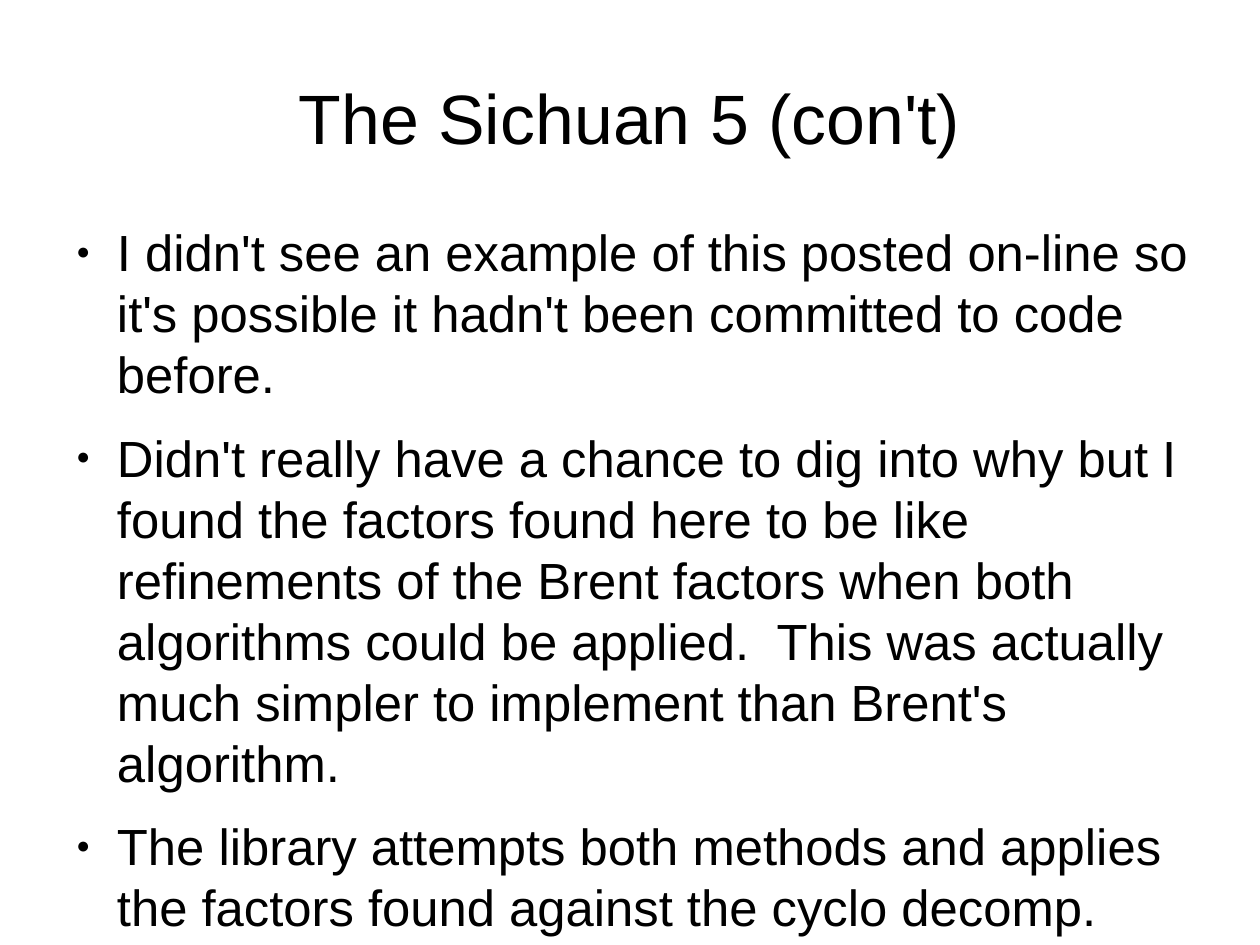
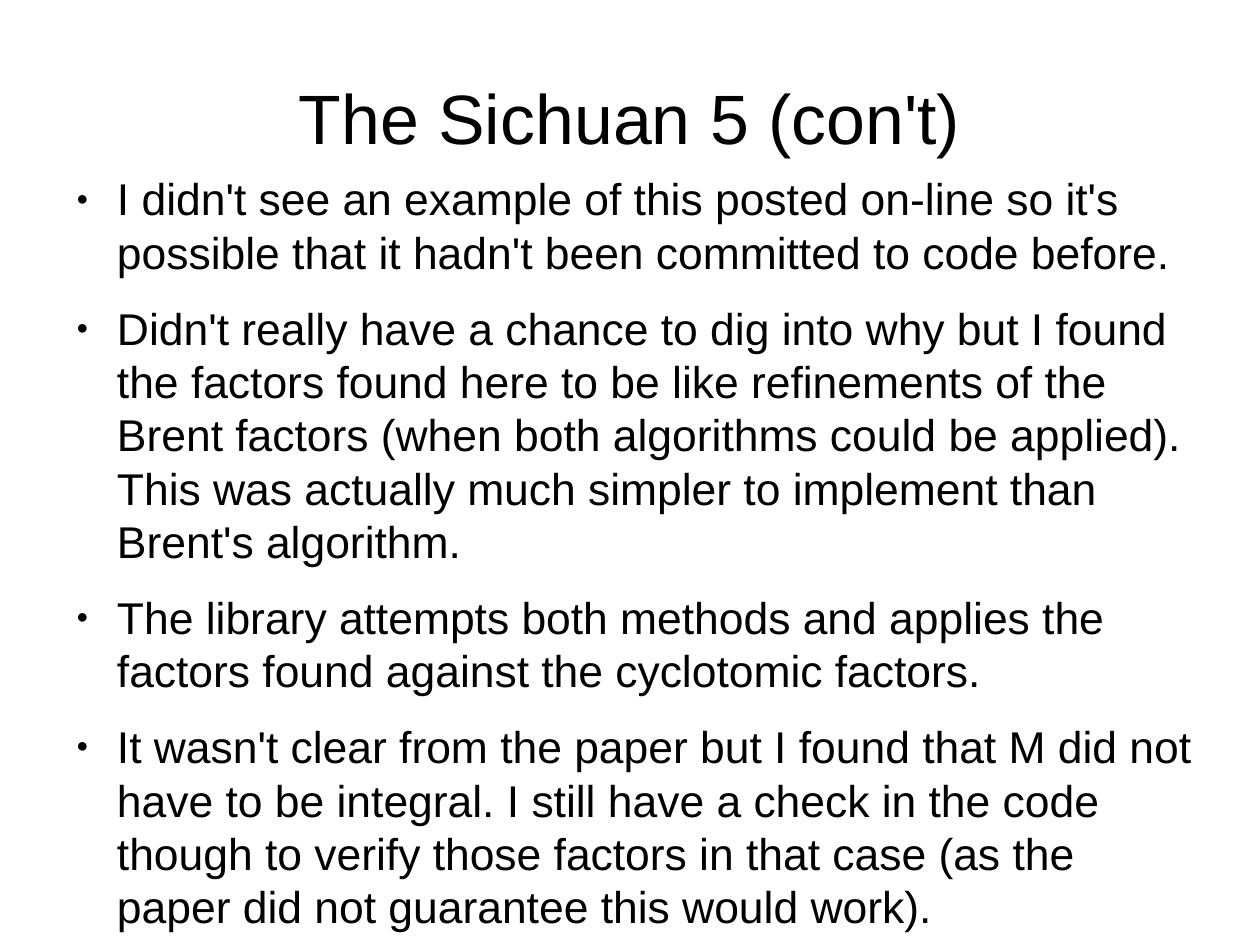
Before and after one commit to grandpascorpion/canon, a slide deck: slide 53 of goBigOrGoHome.odp (slide 48 before the commit). Drawn at 1260x945 pixels with LibreOffice and Linux fonts; fonts in the diff are those of the drawing. Boxes give left, top, right and bottom in pixels: in the first picture for what was removed or moved away, otherwise in the second. Text is boxed around its words. In the diff, an @@ line names an element or a change of style, - is before the commit and + after.

```diff
--- a/goBigOrGoHome.odp
+++ b/goBigOrGoHome.odp
@@ text at (117,182,1191,933): text changed; size 32 to 28 pt @@
-● I didn't see an example of this posted on-line so it's possible it hadn't been committed to code before.
-● Didn't really have a chance to dig into why but I found the factors found here to be like refinements of the Brent factors when both algorithms could be applied. This was actually much simpler to implement than Brent's algorithm.
-● The library attempts both methods and applies the factors found against the cyclo decomp.
+● I didn't see an example of this posted on-line so it's possible that it hadn't been committed to code before.
+● Didn't really have a chance to dig into why but I found the factors found here to be like refinements of the Brent factors (when both algorithms could be applied). This was actually much simpler to implement than Brent's algorithm.
+● The library attempts both methods and applies the factors found against the cyclotomic factors.
+● It wasn't clear from the paper but I found that M did not have to be integral. I still have a check in the code though to verify those factors in that case (as the paper did not guarantee this would work).
```
Also in this commit, not shown: 40 other slides changed, 11 slides added, 1 other file.
